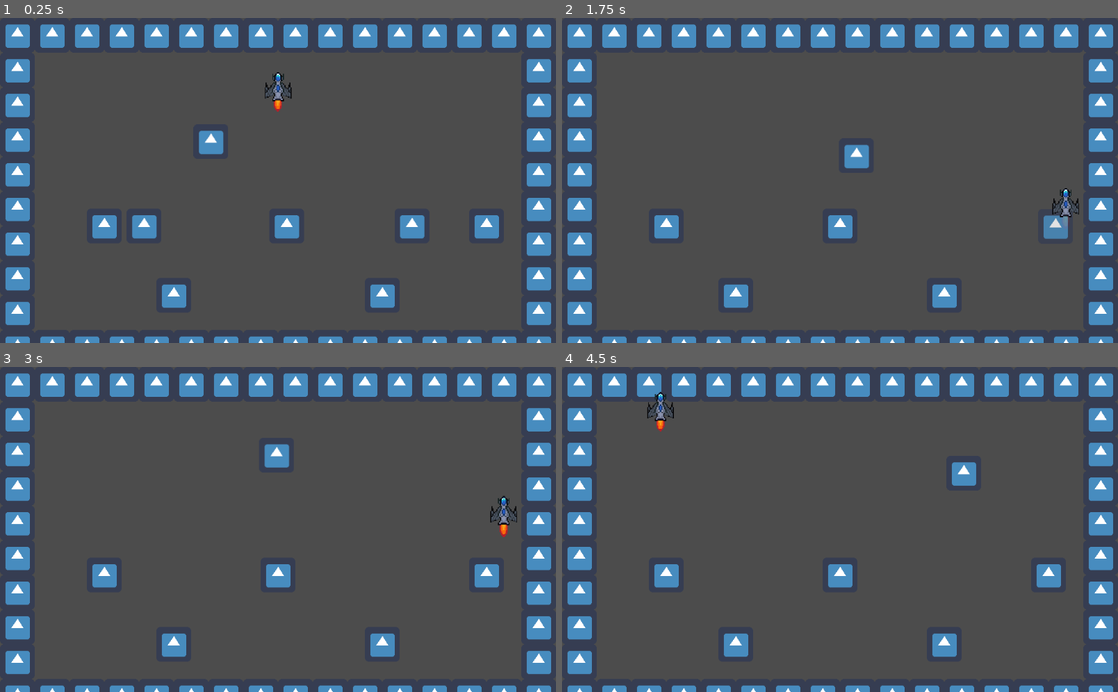
Above: before the commit, frames 1-4 (two rows, left to right).
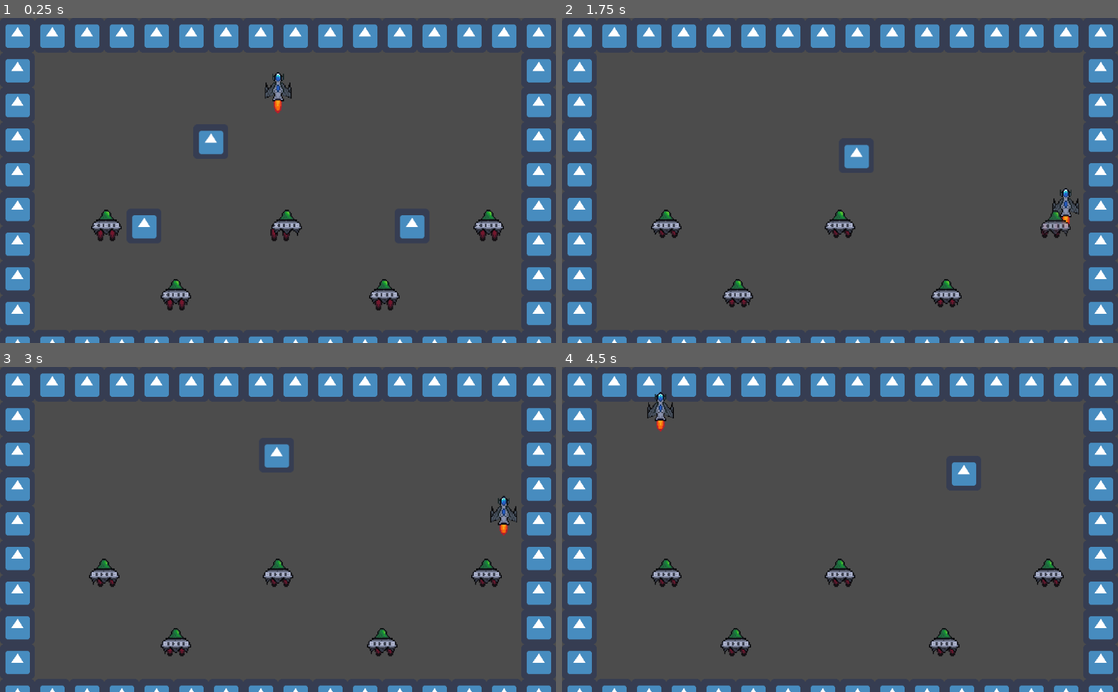
Above: after the commit, the same moments.

Repository: JoseTMonagas/ldjam48
Game: Godot game, scene res://src/main.tscn
The game is run twice, just before and just after one commit, with the same random seed, the same clock (stepped at 60 frames per second) and the same inputs. The engine's default icon, where the game draws it, is replaced by a stand-in: a white triangle on a blue panel in a dark square.
Inputs:
- Up to frame 1 (0.25 s): no input
- Up to frame 2 (1.75 s): tap Enter (ui_accept) at 0.5, 0.77, 1.52 s; hold Right (ui_right) 0.53-1.28 s; hold Down (ui_down) from 1.28 s (still down)
- Up to frame 3 (3 s): release Down (ui_down) at 2.03 s; hold Right (ui_right) 2.03-2.78 s; hold Up (ui_up) from 2.78 s (still down)
- Up to frame 4 (4.5 s): tap Enter (ui_accept) at 3.02, 3.77 s; release Up (ui_up) at 3.53 s; hold Left (ui_left) from 3.53 s (still down)

The runs differ from the first frame. In frame 1, 1.9% of the frame differs, in the area x 16-91%, y 26-90%; in frame 2, 1.8%; in frame 3, 1.8%; in frame 4, 1.8%.

Commit message:
added alien ships

Diff:
--- a/src/brick/brick.tscn
+++ b/src/brick/brick.tscn
@@ -1,22 +1,89 @@
-[gd_scene load_steps=5 format=2]
+[gd_scene load_steps=15 format=2]
 
-[ext_resource path="res://icon.png" type="Texture" id=1]
+[ext_resource path="res://assets/AlienThrust.png" type="Texture" id=1]
 [ext_resource path="res://src/brick/brick.gd" type="Script" id=2]
 [ext_resource path="res://vfx/hit.tres" type="Animation" id=3]
+[ext_resource path="res://assets/AlienShip.png" type="Texture" id=4]
 
-[sub_resource type="RectangleShape2D" id=1]
+[sub_resource type="RectangleShape2D" id=5]
 extents = Vector2( 32, 32 )
+
+[sub_resource type="AtlasTexture" id=1]
+atlas = ExtResource( 4 )
+region = Rect2( 0, 0, 32, 32 )
+
+[sub_resource type="AtlasTexture" id=2]
+atlas = ExtResource( 4 )
+region = Rect2( 32, 0, 32, 32 )
+
+[sub_resource type="AtlasTexture" id=3]
+atlas = ExtResource( 4 )
+region = Rect2( 64, 0, 32, 32 )
+
+[sub_resource type="SpriteFrames" id=4]
+animations = [ {
+"frames": [ SubResource( 1 ), SubResource( 2 ), SubResource( 3 ) ],
+"loop": true,
+"name": "default",
+"speed": 8.0
+} ]
+
+[sub_resource type="AtlasTexture" id=6]
+atlas = ExtResource( 1 )
+region = Rect2( 0, 0, 32, 32 )
+
+[sub_resource type="AtlasTexture" id=7]
+atlas = ExtResource( 1 )
+region = Rect2( 32, 0, 32, 32 )
+
+[sub_resource type="AtlasTexture" id=8]
+atlas = ExtResource( 1 )
+region = Rect2( 64, 0, 32, 32 )
+
+[sub_resource type="AtlasTexture" id=9]
+atlas = ExtResource( 1 )
+region = Rect2( 96, 0, 32, 32 )
+
+[sub_resource type="SpriteFrames" id=10]
+animations = [ {
+"frames": [ SubResource( 6 ), SubResource( 7 ), SubResource( 8 ), SubResource( 9 ) ],
+"loop": true,
+"name": "default",
+"speed": 5.0
+} ]
 
 [node name="Brick" type="StaticBody2D"]
 collision_layer = 8
 collision_mask = 22
 script = ExtResource( 2 )
 
-[node name="Sprite" type="Sprite" parent="."]
-texture = ExtResource( 1 )
-
 [node name="CollisionShape2D" type="CollisionShape2D" parent="."]
-shape = SubResource( 1 )
+shape = SubResource( 5 )
 
 [node name="AnimationPlayer" type="AnimationPlayer" parent="."]
 anims/hit = ExtResource( 3 )
+
+[node name="Sprite" type="AnimatedSprite" parent="."]
+position = Vector2( 4, 9.53674e-07 )
+scale = Vector2( 1.75, 2 )
+z_index = 1
+frames = SubResource( 4 )
+frame = 2
+playing = true
+
+[node name="Thrusters" type="Node2D" parent="."]
+position = Vector2( 0, 16 )
+
+[node name="Thrust1" type="AnimatedSprite" parent="Thrusters"]
+position = Vector2( -5.91888, -16 )
+scale = Vector2( 2, 2 )
+frames = SubResource( 10 )
+frame = 3
+playing = true
+
+[node name="Thrust2" type="AnimatedSprite" parent="Thrusters"]
+position = Vector2( 16.0815, -16 )
+scale = Vector2( 2, 2 )
+frames = SubResource( 10 )
+frame = 3
+playing = true
--- a/src/player/player.tscn
+++ b/src/player/player.tscn
@@ -34,7 +34,7 @@
 "frames": [ SubResource( 2 ), SubResource( 3 ), SubResource( 4 ), SubResource( 5 ), SubResource( 6 ) ],
 "loop": true,
 "name": "Normal",
-"speed": 15.0
+"speed": 10.0
 } ]
 
 [node name="Player" type="KinematicBody2D"]
@@ -62,4 +62,5 @@
 scale = Vector2( 1.5, 1.625 )
 frames = SubResource( 7 )
 animation = "Normal"
+frame = 4
 playing = true
Binary file added: assets/AlienShip.png
Not shown, added: assets/AlienShip.png.import
Binary file added: assets/AlienThrust.png
Not shown, added: assets/AlienThrust.png.import
